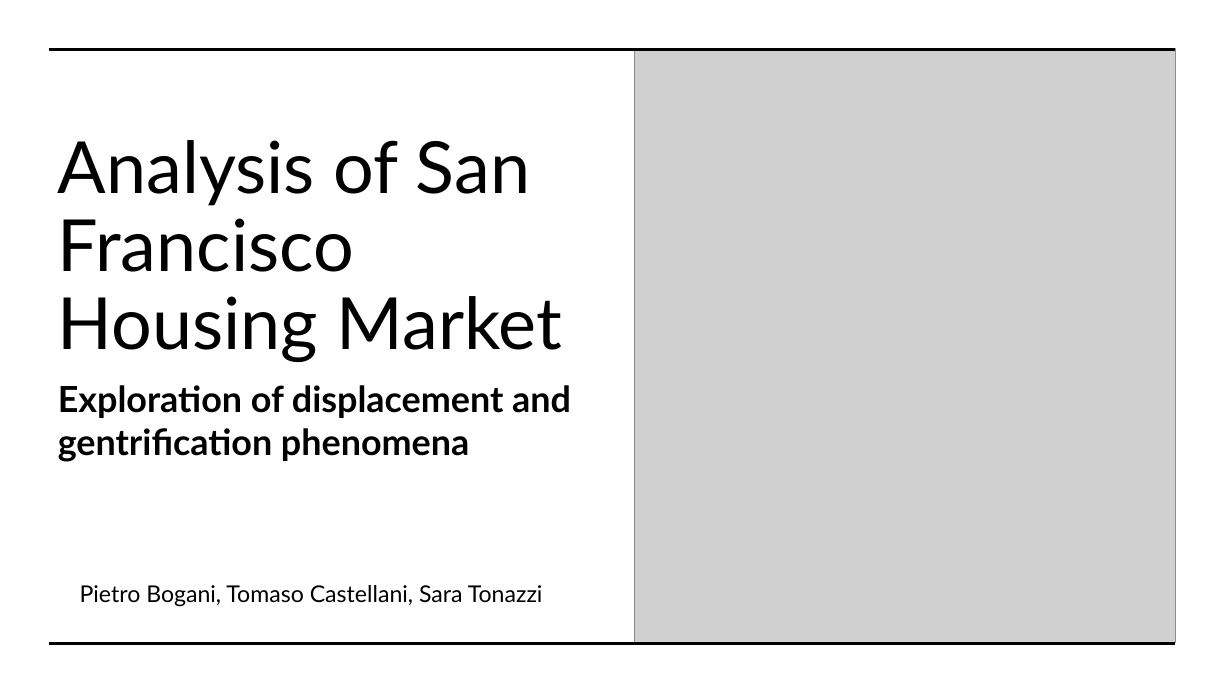
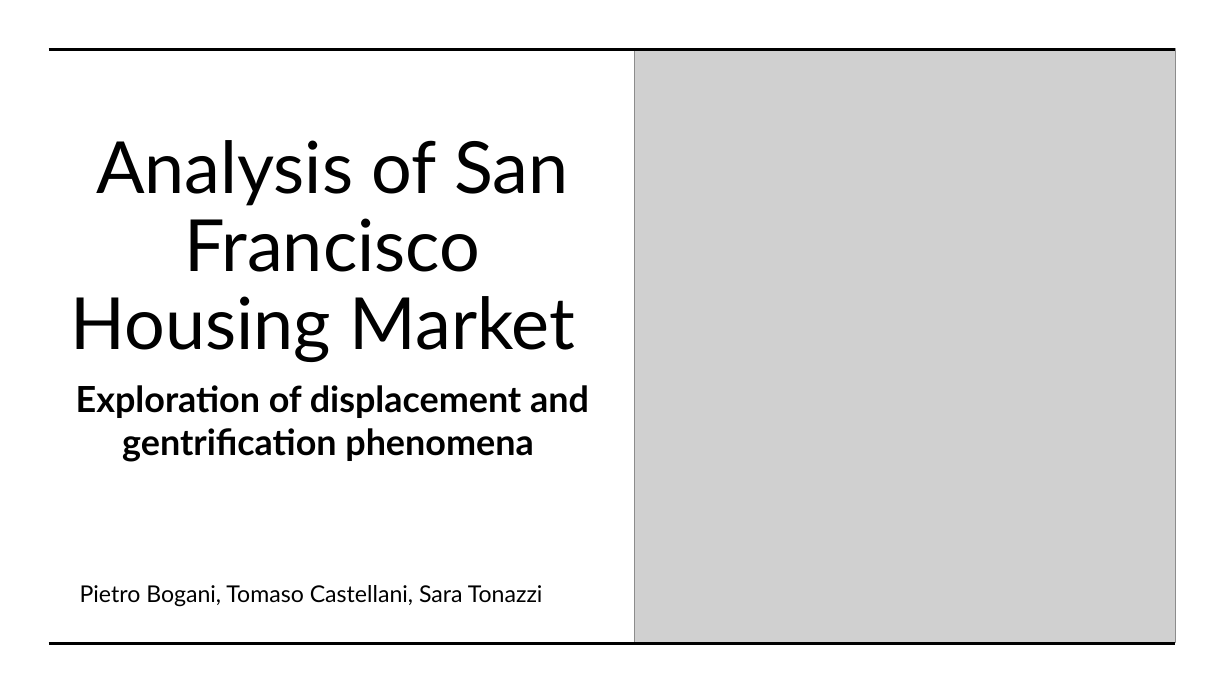
Before and after one commit to pietrobogani/SF-houses, a slide deck: slide 1 of ppt_parziale.pptx. Drawn at 1232x693 pixels with LibreOffice and Linux fonts; fonts in the diff are those of the drawing; grey boxes stand for pictures. Boxes give left, top, right and bottom in pixels: in the first picture for what was removed or moved away, otherwise in the second. Text is boxed around its words. In the diff, an @@ line names an element or a change of style, - is before the commit and + after.

```diff
--- a/ppt_parziale.pptx
+++ b/ppt_parziale.pptx
@@ title "Analysis of San Francisco Housing ..." at (71, 140, 576, 362): alignment left to centre @@
@@ subtitle "Exploration of displacement and gentrification ..." at (76, 385, 589, 462): alignment left to centre @@
```
Also in this commit, not shown: 2 other slides changed, 1 slide removed.
